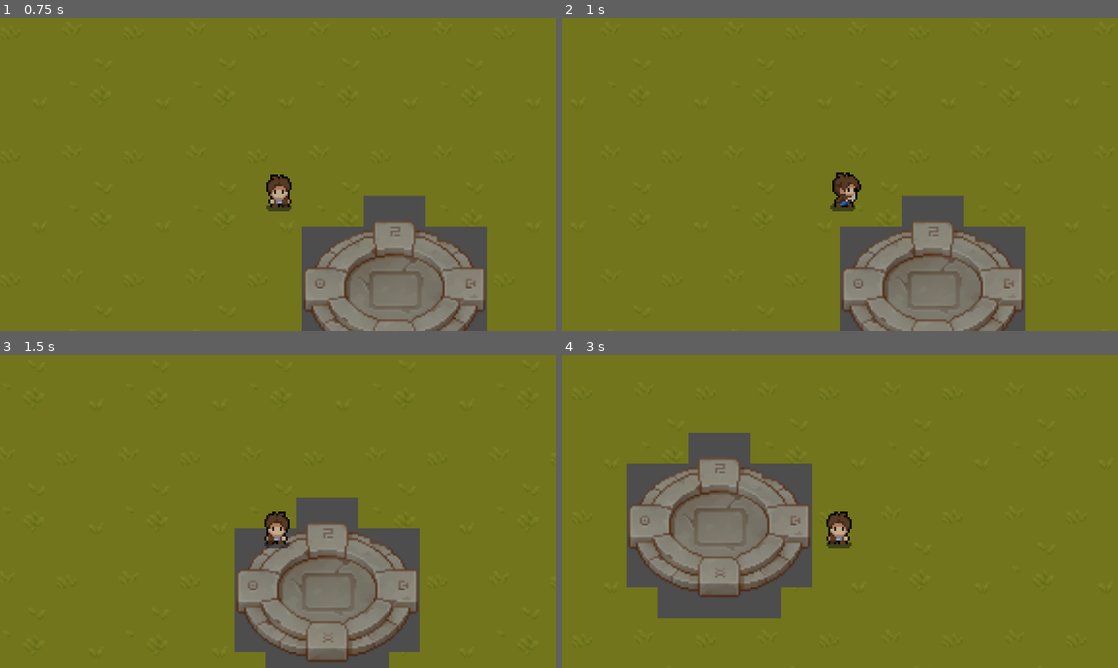
Above: before the commit, frames 1-4 (two rows, left to right).
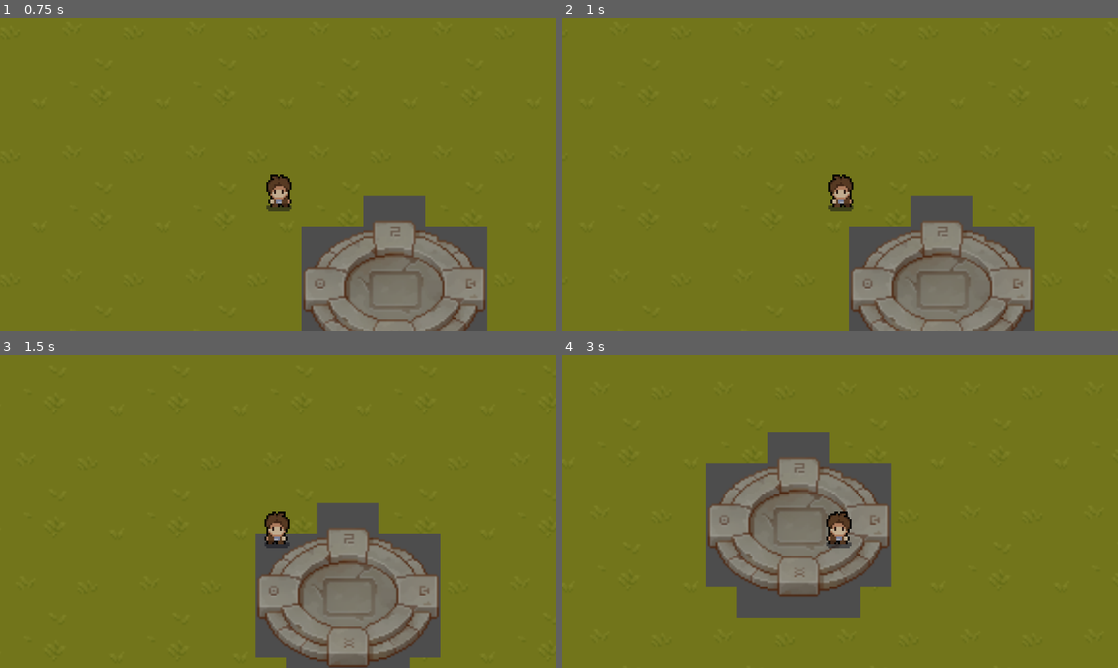
Above: after the commit, the same moments.

Repository: RyanB716/Unawoken
Game: Godot game, scene res://Game Management/GameManager.tscn
Same seed, same stepped clock (60 frames per second), same inputs: the game is played once before the commit and once after it.
Inputs (mouse positions are in pixels of both pictures, inside the frame that each line leads up to):
- Up to frame 1 (0.75 s): tap Enter at 0.5 s; move the mouse to (400, 158) at 0.52 s; hold D (Run_Right) from 0.53 s (still down); click (400, 158) at 0.6 s
- Up to frame 2 (1 s): keep holding D (Run_Right)
- Up to frame 3 (1.5 s): move the mouse to (166, 527) at 1.27 s; release D (Run_Right) at 1.28 s; hold S (Run_Down) from 1.28 s (still down); click (166, 527) at 1.35 s
- Up to frame 4 (3 s): move the mouse to (895, 442) at 2.02 s; release S (Run_Down) at 2.03 s; hold D (Run_Right) 2.03-2.78 s; click (895, 442) at 2.1 s; move the mouse to (812, 574) at 2.77 s; hold W (Run_Up) from 2.78 s (still down); click (812, 574) at 2.85 s

Frame 1 is identical in both runs. In frame 2, 5.0% of the frame differs, in the area x 47-85%, y 49-100%; in frame 3, 9.5%; in frame 4, 21%, in the area x 11-60%, y 24-84%.

Commit message:
attack states and animations implemented

Diff:
--- a/Game Management/GameManager.tscn
+++ b/Game Management/GameManager.tscn
@@ -15,6 +15,8 @@
 TopSpeed = 125
 Acceleration = 1.5
 Deceleration = 17.0
+AttackTime = 1.25
+CooldownTime = 2.5
 
 [node name="Camera2D" type="Camera2D" parent="Player"]
 zoom = Vector2(4, 4)
--- a/Player.gd
+++ b/Player.gd
@@ -8,7 +8,7 @@
 enum DirectionStates {Up, Down, Left, Right}
 enum MoveStates {Idle, Run}
 enum AttackActionStates {NotAttacking, IsAttacking, Cooldown}
-enum AttackSlots {Attack1, Attack2}
+enum AttackSlots {Attack1, Attack2, Attack3}
 
 var CurrentMoveState : int
 var CurrentDirection : int
@@ -17,9 +17,14 @@
 
 var IsMoving = false
 
+@export_category("Movement Stats")
 @export var TopSpeed = 0
 @export var Acceleration = 0.0
 @export var Deceleration = 0.0
+
+@export_category("Attack Stats")
+@export var AttackTime : float
+@export var CooldownTime : float
 
 var CurrentSpeed = 0
 var HorizontalInput = 0
@@ -64,7 +69,8 @@
 		if CurrentAttackState == AttackActionStates.NotAttacking && CurrentAttackState != AttackActionStates.Cooldown:
 			Attack()
 		else:
-			print("Can NOT attack!")
+			pass
+			#print("Can NOT attack!")
 
 	AnimationStateController()
 
@@ -81,7 +87,7 @@
 			0:
 				AnimState.travel("Attack")
 			1:
-				AnimState.travel("Attack")
+				AnimState.travel("Attack 2")
 			2:
 				AnimState.travel("Attack")
 
@@ -90,12 +96,15 @@
 	await get_tree().create_timer(0.2).timeout
 	CurrentAttackState = AttackActionStates.IsAttacking
 
+	#Movement Decrease
+	var InitialSpeed = CurrentSpeed
+	CurrentSpeed = CurrentSpeed * 0.25
+
 	#If timer is not running; execute attack 1
 	if AttackTimer.is_stopped():
 		if CurrentAttackIndex != AttackSlots.Attack1:
 			CurrentAttackIndex = AttackSlots.Attack1
 		print("Attack 1")
-		AttackTimer.start(1.5)
 
 	#else; match attack index and increase until cooldown
 	else:
@@ -103,26 +112,32 @@
 			0:
 				print("Attack 2")
 				CurrentAttackIndex = AttackSlots.Attack2
+
+			1:
+				print("Attack 3")
+				CurrentAttackIndex = AttackSlots.Attack3
 				AttackTimer.stop()
-				AttackTimer.start(1.5)
 
-	print("Attack State: " + str(CurrentAttackState) + " , Attack #: " + str(CurrentAttackIndex))
+	#print("Attack State: " + str(CurrentAttackState) + " , Attack #: " + str(CurrentAttackIndex))
 
-	await get_tree().create_timer(0.3).timeout
+	await AnimTree.animation_finished
 
-	if CurrentAttackIndex == AttackSlots.Attack2:
+	if CurrentAttackIndex == AttackSlots.Attack3:
 		CurrentAttackState = AttackActionStates.Cooldown
-		AttackCooldown(3.5)
+		AttackTimer.stop()
+		AttackCooldown()
 	else:
-		print("Can attack")
+		#print("Can attack")
+		AttackTimer.stop()
+		AttackTimer.start(AttackTime)
 		CurrentAttackState = AttackActionStates.NotAttacking
 
 func _on_attack_state_timer_timeout():
-	print("Timer Reset!")
 	CurrentAttackIndex = AttackSlots.Attack1
 
-func AttackCooldown(time : float):
+func AttackCooldown():
 	print("Cooldown STARTED!")
-	await get_tree().create_timer(time).timeout
+	await get_tree().create_timer(CooldownTime).timeout
 	CurrentAttackState = AttackActionStates.NotAttacking
+	CurrentAttackIndex = AttackSlots.Attack1
 	print('Cooldown FINISHED!')
--- a/Player.tscn
+++ b/Player.tscn
@@ -244,15 +244,15 @@
 
 [sub_resource type="Animation" id="Animation_6mu3k"]
 resource_name = "Attack_Down"
-length = 0.30001
-tracks/0/type = "value"
-tracks/0/imported = false
-tracks/0/enabled = true
-tracks/0/path = NodePath("Sprite:frame")
-tracks/0/interp = 1
-tracks/0/loop_wrap = true
-tracks/0/keys = {
-"times": PackedFloat32Array(0, 0.1, 0.2, 0.3),
+length = 0.60001
+tracks/0/type = "value"
+tracks/0/imported = false
+tracks/0/enabled = true
+tracks/0/path = NodePath("Sprite:frame")
+tracks/0/interp = 1
+tracks/0/loop_wrap = true
+tracks/0/keys = {
+"times": PackedFloat32Array(0, 0.2, 0.4, 0.6),
 "transitions": PackedFloat32Array(1, 1, 1, 1),
 "update": 1,
 "values": [36, 37, 38, 39]
@@ -260,15 +260,15 @@
 
 [sub_resource type="Animation" id="Animation_3hjxn"]
 resource_name = "Attack_Left"
-length = 0.30001
-tracks/0/type = "value"
-tracks/0/imported = false
-tracks/0/enabled = true
-tracks/0/path = NodePath("Sprite:frame")
-tracks/0/interp = 1
-tracks/0/loop_wrap = true
-tracks/0/keys = {
-"times": PackedFloat32Array(0, 0.1, 0.2, 0.3),
+length = 0.60001
+tracks/0/type = "value"
+tracks/0/imported = false
+tracks/0/enabled = true
+tracks/0/path = NodePath("Sprite:frame")
+tracks/0/interp = 1
+tracks/0/loop_wrap = true
+tracks/0/keys = {
+"times": PackedFloat32Array(0, 0.2, 0.4, 0.6),
 "transitions": PackedFloat32Array(1, 1, 1, 1),
 "update": 1,
 "values": [42, 43, 44, 45]
@@ -288,15 +288,15 @@
 
 [sub_resource type="Animation" id="Animation_brb81"]
 resource_name = "Attack_Right"
-length = 0.30001
-tracks/0/type = "value"
-tracks/0/imported = false
-tracks/0/enabled = true
-tracks/0/path = NodePath("Sprite:frame")
-tracks/0/interp = 1
-tracks/0/loop_wrap = true
-tracks/0/keys = {
-"times": PackedFloat32Array(0, 0.1, 0.2, 0.3),
+length = 0.60001
+tracks/0/type = "value"
+tracks/0/imported = false
+tracks/0/enabled = true
+tracks/0/path = NodePath("Sprite:frame")
+tracks/0/interp = 1
+tracks/0/loop_wrap = true
+tracks/0/keys = {
+"times": PackedFloat32Array(0, 0.2, 0.4, 0.6),
 "transitions": PackedFloat32Array(1, 1, 1, 1),
 "update": 1,
 "values": [42, 43, 44, 45]
@@ -316,15 +316,15 @@
 
 [sub_resource type="Animation" id="Animation_txiqo"]
 resource_name = "Attack_Up"
-length = 0.30001
-tracks/0/type = "value"
-tracks/0/imported = false
-tracks/0/enabled = true
-tracks/0/path = NodePath("Sprite:frame")
-tracks/0/interp = 1
-tracks/0/loop_wrap = true
-tracks/0/keys = {
-"times": PackedFloat32Array(0, 0.1, 0.2, 0.3),
+length = 0.60001
+tracks/0/type = "value"
+tracks/0/imported = false
+tracks/0/enabled = true
+tracks/0/path = NodePath("Sprite:frame")
+tracks/0/interp = 1
+tracks/0/loop_wrap = true
+tracks/0/keys = {
+"times": PackedFloat32Array(0, 0.2, 0.4, 0.6),
 "transitions": PackedFloat32Array(1, 1, 1, 1),
 "update": 1,
 "values": [48, 49, 50, 51]
@@ -339,7 +339,7 @@
 }
 
 [sub_resource type="Animation" id="Animation_g75o7"]
-length = 0.30001
+length = 0.60001
 tracks/0/type = "value"
 tracks/0/imported = false
 tracks/0/enabled = true
@@ -347,14 +347,14 @@
 tracks/0/interp = 1
 tracks/0/loop_wrap = true
 tracks/0/keys = {
-"times": PackedFloat32Array(0, 0.1, 0.2, 0.3),
+"times": PackedFloat32Array(0, 0.2, 0.4, 0.6),
 "transitions": PackedFloat32Array(1, 1, 1, 1),
 "update": 1,
 "values": [Vector2i(0, 6), Vector2i(2, 6), Vector2i(1, 6), Vector2i(3, 6)]
 }
 
 [sub_resource type="Animation" id="Animation_6aob8"]
-length = 0.30001
+length = 0.60001
 tracks/0/type = "value"
 tracks/0/imported = false
 tracks/0/enabled = true
@@ -362,7 +362,7 @@
 tracks/0/interp = 1
 tracks/0/loop_wrap = true
 tracks/0/keys = {
-"times": PackedFloat32Array(0, 0.1, 0.2, 0.3),
+"times": PackedFloat32Array(0, 0.2, 0.4, 0.6),
 "transitions": PackedFloat32Array(1, 1, 1, 1),
 "update": 1,
 "values": [Vector2i(0, 7), Vector2i(2, 7), Vector2i(1, 7), Vector2i(3, 7)]
@@ -381,7 +381,7 @@
 }
 
 [sub_resource type="Animation" id="Animation_1okrm"]
-length = 0.30001
+length = 0.60001
 tracks/0/type = "value"
 tracks/0/imported = false
 tracks/0/enabled = true
@@ -401,14 +401,14 @@
 tracks/1/interp = 1
 tracks/1/loop_wrap = true
 tracks/1/keys = {
-"times": PackedFloat32Array(0, 0.1, 0.2, 0.3),
+"times": PackedFloat32Array(0, 0.2, 0.4, 0.6),
 "transitions": PackedFloat32Array(1, 1, 1, 1),
 "update": 1,
 "values": [Vector2i(0, 7), Vector2i(2, 7), Vector2i(1, 7), Vector2i(3, 7)]
 }
 
 [sub_resource type="Animation" id="Animation_gwqxn"]
-length = 0.30001
+length = 0.60001
 tracks/0/type = "value"
 tracks/0/imported = false
 tracks/0/enabled = true
@@ -416,7 +416,7 @@
 tracks/0/interp = 1
 tracks/0/loop_wrap = true
 tracks/0/keys = {
-"times": PackedFloat32Array(0, 0.1, 0.2, 0.3),
+"times": PackedFloat32Array(0, 0.2, 0.4, 0.6),
 "transitions": PackedFloat32Array(1, 1, 1, 1),
 "update": 1,
 "values": [Vector2i(0, 8), Vector2i(2, 8), Vector2i(1, 8), Vector2i(3, 8)]
@@ -451,6 +451,7 @@
 blend_point_2/pos = Vector2(0, 1)
 blend_point_3/node = SubResource("AnimationNodeAnimation_xf407")
 blend_point_3/pos = Vector2(0, -1)
+blend_mode = 1
 
 [sub_resource type="AnimationNodeAnimation" id="AnimationNodeAnimation_bumc8"]
 animation = &"Attack_1/Attack_1_Left"
@@ -532,9 +533,6 @@
 
 [sub_resource type="AnimationNodeStateMachineTransition" id="AnimationNodeStateMachineTransition_xypkv"]
 
-[sub_resource type="AnimationNodeStateMachineTransition" id="AnimationNodeStateMachineTransition_gtk8g"]
-advance_mode = 2
-
 [sub_resource type="AnimationNodeStateMachineTransition" id="AnimationNodeStateMachineTransition_5kdj5"]
 advance_mode = 2
 
@@ -548,12 +546,14 @@
 states/Run/node = SubResource("AnimationNodeBlendSpace2D_vm4bk")
 states/Run/position = Vector2(671, 100)
 states/Start/position = Vector2(192, 100)
-transitions = ["Idle", "Run", SubResource("AnimationNodeStat …(364 unchanged characters)… ionNodeStateMachineTransition_xypkv"), "Attack", "Attack 2", SubResource("AnimationNodeStateMachineTransition_gtk8g"), "Start", "Idle", SubResource("AnimationNodeStateMachineTransition_5kdj5")]
-graph_offset = Vector2(0, -86.5652)
+transitions = ["Idle", "Run", SubResource("AnimationNodeStat …(364 unchanged characters)… ionNodeStateMachineTransition_xypkv"), "Start", "Idle", SubResource("AnimationNodeStateMachineTransition_5kdj5")]
+graph_offset = Vector2(0, 55.4348)
 
 [node name="Player" type="CharacterBody2D"]
 script = ExtResource("1_t65ic")
 TopSpeed = 200
+AttackTime = 1.5
+CooldownTime = 3.0
 
 [node name="Sprite" type="Sprite2D" parent="."]
 texture_filter = 1
Not shown: 1 places in Player.tscn that only renumber resources
